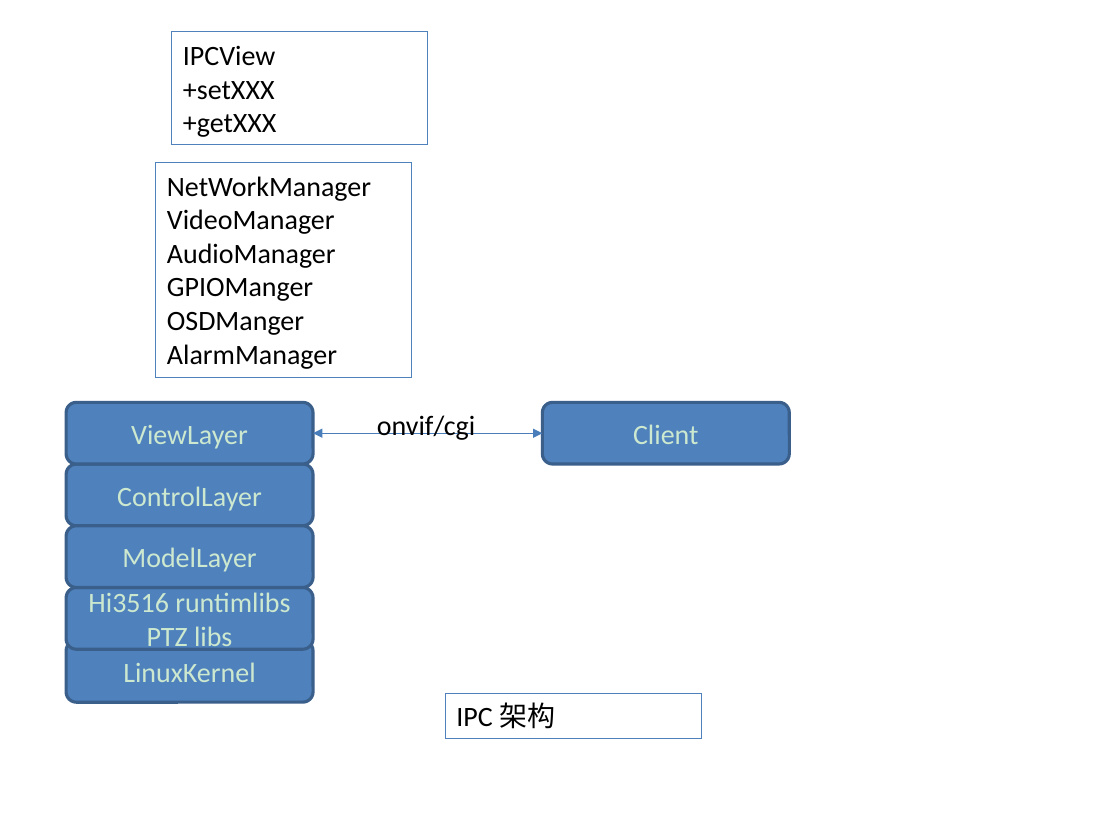
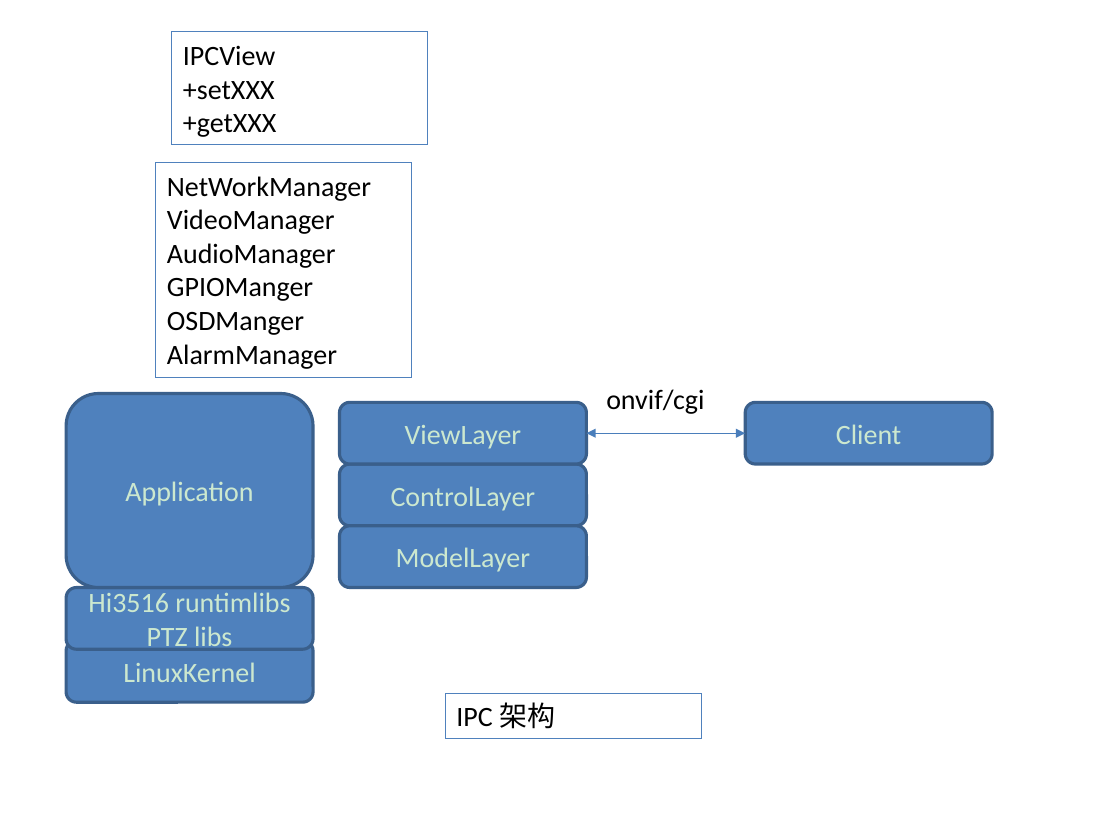
Before and after one commit to torychen/StudyThe1stLineCodeOfAndroid, a slide deck: slide 2 of StudyProgress/MyProject/ProjectArchitecture/my_project_architecture.pptx. Drawn at 1120x840 pixels with LibreOffice and Linux fonts; fonts in the diff are those of the drawing. Boxes give left, top, right and bottom in pixels: in the first picture for what was removed or moved away, otherwise in the second. Text is boxed around its words. In the diff, an @@ line names an element or a change of style, - is before the commit and + after.

```diff
--- a/StudyProgress/MyProject/ProjectArchitecture/my_project_architecture.pptx
+++ b/StudyProgress/MyProject/ProjectArchitecture/my_project_architecture.pptx
@@ text "onvif/cgi": place and size @@
-text "onvif/cgi" at <box>377,415,475,440</box>
+text "onvif/cgi" at <box>606,389,704,414</box>
@@ rounded rectangle added at <box>66,393,312,587</box>, fill #4F81BD, outline #3A5F8C 2 pt, 18 pt, text #CCE8CF @@
+Application
@@ rounded rectangle "Client": place and size @@
-rounded rectangle "Client" at <box>542,402,788,464</box>
+rounded rectangle "Client" at <box>745,402,991,464</box>
@@ double arrow moved from (542, 433) - (314, 433) to (745, 433) - (587, 433) @@
@@ 3 rounded rectangles: place and size @@
-3 rounded rectangles at <box>66,402,312,587</box>
+3 rounded rectangles at <box>339,402,586,587</box>
```
Also in this commit, not shown: 3 other slides changed.
